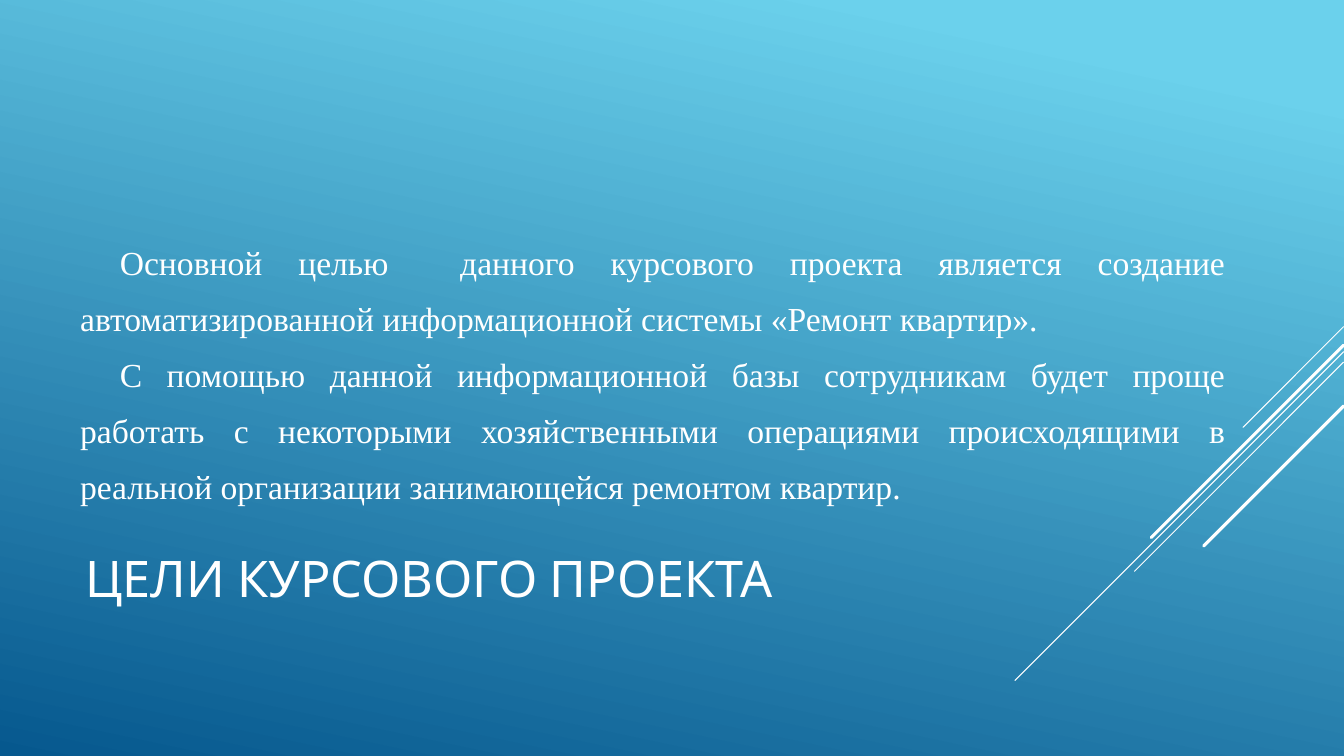
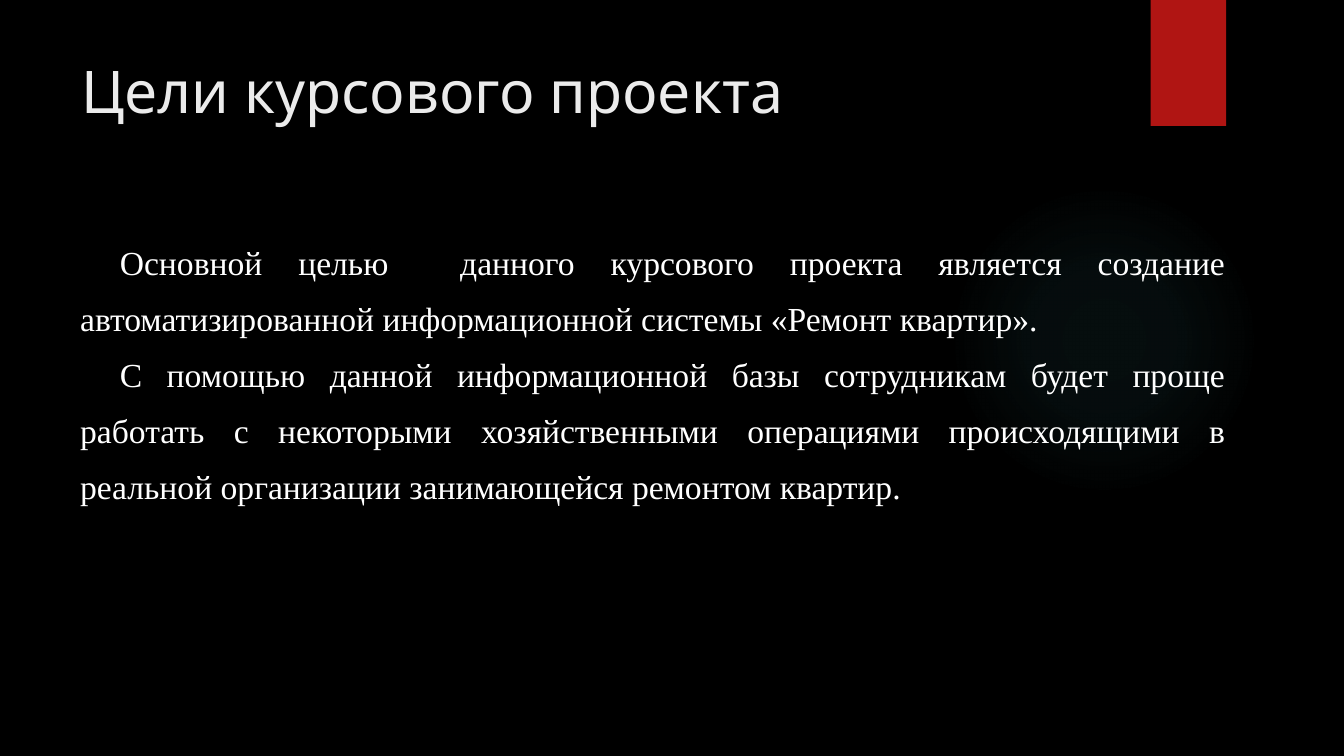
Before and after one commit to GENDOSMAL/Diplom, a slide deck: slide 3 of Documentation/Презентация к защите.pptx. Drawn at 1344x756 pixels with LibreOffice and Linux fonts; fonts in the diff are those of the drawing; background and template pictures are left out. Boxes give left, top, right and bottom in pixels: in the first picture for what was removed or moved away, otherwise in the second. Text is boxed around its words. In the diff, an @@ line names an element or a change of style, - is before the commit and + after.

```diff
--- a/Documentation/Презентация к защите.pptx
+++ b/Documentation/Презентация к защите.pptx
@@ background gradient #6ED2EB to #06588E to picture (left out) @@
@@ rectangle added at box(1150, 0, 1226, 126), fill #B01513 @@
@@ title "Цели курсового проекта" at box(81, 71, 783, 127): vertical alignment middle to top @@
@@ title at box(81, 71, 783, 127): text changed; size 36 to 42 pt; text colour #FFFFFF to #EBEBEB @@
-ЦЕЛИ КУРСОВОГО ПРОЕКТА
+Цели курсового проекта
@@ ellipse added at box(949, 185, 1259, 495), fill gradient #50B9C1 @@
@@ group removed at box(1015, 327, 1344, 681): 5 lines @@
```
Also in this commit, not shown: 14 other slides changed, 1 slide added, 1 slide removed, 41 other files.
